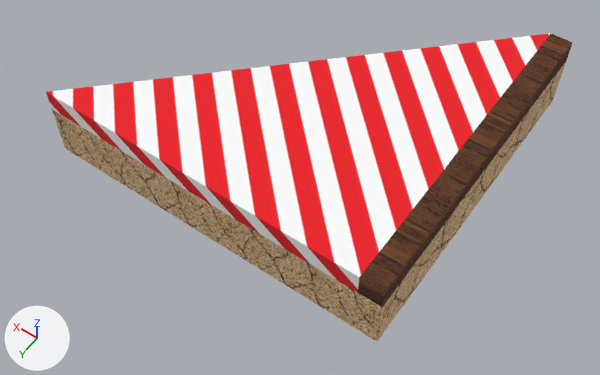
A saved change to the glTF model BaseFramework 3D/Asset/Models/Terrain/StageGimmicks/MovingWall4/MovingWall4.gltf.
Camera for both pictures: a camera (50 mm lens) standing at (-2.81, 4.16, 5.5) and looking at (-0.27, 0.6, -0.09). Arrows for +X, +Y and +Z are at lower left; the lights stay in place. The picture after the commit comes second. Vertices at exactly the same position are counted once.

The scene before the commit, as lines of its bpy script (objects in view):
```python
me_cube = bpy.data.meshes.new('Cube')
me_cube.from_pydata(...)  # 14 vertices, 24 faces; spans x -1.6..1.6, y -1.5..1.5, z 0.0..0.7
# faces by material slot: [2, 6, 1, 4, 2, 9]
me_cube.materials.append(mat_wood_normalground)
me_cube.materials.append(mat_wood_normalwall)
me_cube.materials.append(mat_rw_line_normalground)  # picture img_redwhitetex
me_cube.materials.append(mat_rw_line_normalwall)  # picture img_redwhitetex
me_cube.materials.append(mat_sandstone_normalground)
me_cube.materials.append(mat_sandstone_normalwall)
ob_cube_001 = bpy.data.objects.new('Cube.001', me_cube)
ob_cube_001.location = (0.0, 0.0, 0.0)
```
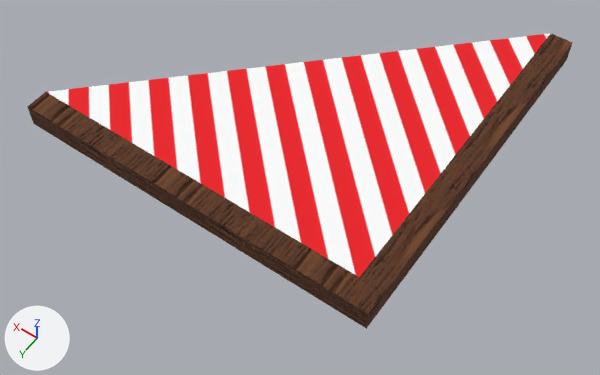
The newer file is also turned or shifted as a whole; pictures and numbers use the older file's frame.

Boxes (x1, y1, x2, y2) around the edits, measured in the pictures (600 x 375 px; the box of a moved part takes in the faces that stretch with it):
'Cube.001', reshaped
    before: (46, 33, 573, 341)
    after: (27, 33, 573, 329)
part 1 of me_cube, moved or reshaped
    before: (46, 34, 573, 341)
    after: (27, 34, 573, 329)
part 2 of me_cube, surface changed
    both: (47, 33, 551, 277)

Patch to the scene script:
```diff
--- a/BaseFramework 3D/Asset/Models/Terrain/StageGimmicks/MovingWall4/MovingWall4.gltf.py
+++ b/BaseFramework 3D/Asset/Models/Terrain/StageGimmicks/MovingWall4/MovingWall4.gltf.py
@@ me_cube @@
 # used by ob_cube_001; location = (0.0, 0.0, 0.0)
-me_cube.from_pydata(...)  # 14 vertices, 24 faces; spans x -1.6..1.6, y -1.5..1.5, z 0.0..0.7
+me_cube.from_pydata(...)  # 12 vertices, 20 faces; spans x -1.6..1.6, y -1.5..1.7, z 0.5..0.7
+# me_cube part 1
+# 6 vertices are removed from x -1.6..1.6, y -1.5..1.5, z 0.0..0.7
+# 19 faces are deleted
+# 4 vertices are added at (-1.6, 1.7, 0.5), (-1.6, 1.7, 0.7), (1.6, 1.7, 0.5), (1.6, 1.7, 0.7)
+# 8 new faces join them, mat_wood_normalground
+# 6 new faces join them, mat_wood_normalwall
+# 1 new face joins them, mat_rw_line_normalground (picture img_redwhitetex)
+# me_cube part 2: 5 kept faces spanning x -1.6..1.6, y -1.5..1.5, z 0.5..0.7 get new texture (UV) coordinates
 me_cube.materials.append(mat_wood_normalground)
@@ me_cube @@
 me_cube.materials.append(mat_rw_line_normalwall)
-me_cube.materials.append(mat_sandstone_normalground)
-me_cube.materials.append(mat_sandstone_normalwall)
```
